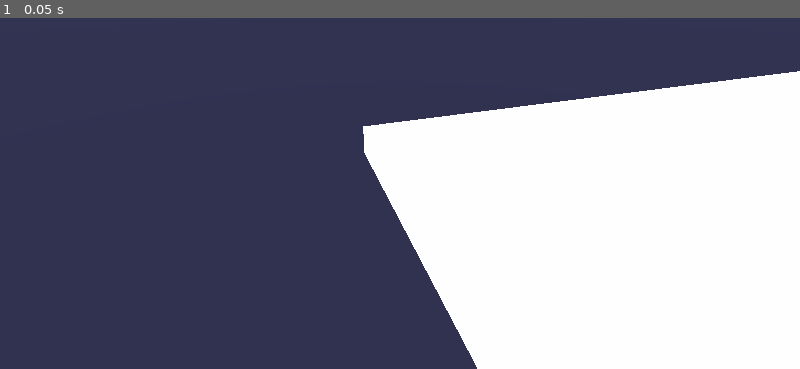
Above: before the commit, frame 1.
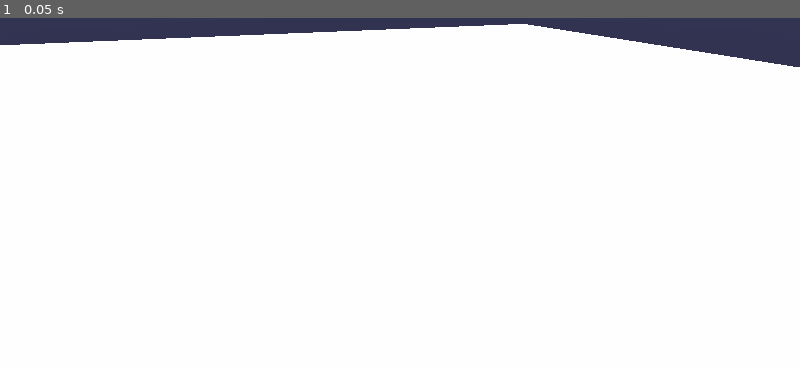
Above: after the commit, the same moment.

Repository: electric-jammers/godot-jam
Game: Godot game, scene res://Scenes/MainScene.tscn
The game is run twice, just before and just after one commit, with the same random seed, the same clock (stepped at 60 frames per second) and the same inputs.
Inputs:
- Up to frame 1 (0.05 s): no input

The runs differ from the first frame. In frame 1, 57% of the frame differs, in the area x 0-100%, y 1-100%.

Commit message:
Center the sand and make it more error-resilient

Diff:
--- a/GodotJam/Prefabs/SandSystem/SandSystem.gd
+++ b/GodotJam/Prefabs/SandSystem/SandSystem.gd
@@ -9,6 +9,8 @@
 var size_y : int = 100
 var size_z : int = 100
 
+var root_position = Vector3(50, 0, 50)
+
 enum SandState {
 	NONE,
 	SAND
@@ -18,28 +20,28 @@
 
 onready var cube_scene = load("res://Prefabs/SandSystem/SandCube.tscn")
 
-func position_to_int_position(position: Vector3) -> PoolIntArray:
-	var arr := PoolIntArray()
-	arr.append(int(position.x))
-	arr.append(int(position.y))
-	arr.append(int(position.z))
-	return arr
-
 func index_to_world_position(index: int) -> Vector3:
+	# warning-ignore:integer_division
 	var y := index / (size_x * size_z)
+	# warning-ignore:integer_division
 	var z := (index - (y * size_x * size_z)) / size_x
 	var x := index - ((y * size_x * size_z) + (z * size_x))
 	var result := Vector3(x, y, z)
-
-	return result
+	return result - root_position
 
 func position_to_index(position: Vector3) -> int:
-	var int_positions := position_to_int_position(position)
-	return int(int_positions[0]) + (int(int_positions[1]) * size_x * size_z) + (int(int_positions[2]) * (size_x))
+	position = position + root_position
+	var x := int(position.x)
+	var y := int(position.y)
+	var z := int(position.z)
+	return int(x) + (int(y) * size_x * size_z) + (int(z) * (size_x))
 
 
 func add_sand(position: Vector3) -> void:
 	var position_index := position_to_index(position)
+	if position_index < 0 or position_index >= sand_voxels.size():
+		print("Trying to remove sand outside of the sand bounds!")
+		return
 	sand_voxels.set(position_to_index(position), SandState.SAND)
 	damage.set(position_to_index(position), 0)
 	var cube : Spatial = cube_scene.instance()
@@ -49,6 +51,9 @@
 
 func remove_sand(position: Vector3) -> void:
 	var position_index := position_to_index(position)
+	if position_index < 0 or position_index >= sand_voxels.size():
+		print("Trying to remove sand outside of the sand bounds!")
+		return
 	sand_voxels.set(position_to_index(position), SandState.NONE)
 	if cube_spatial_dict.has(position_index):
 		var cube : Spatial = cube_spatial_dict[position_index]
@@ -66,4 +71,4 @@
 
 	for x in size_x:
 		for z in size_z:
-			add_sand(Vector3(x, 0, z))
+			add_sand(Vector3(x, 0, z) - root_position)
